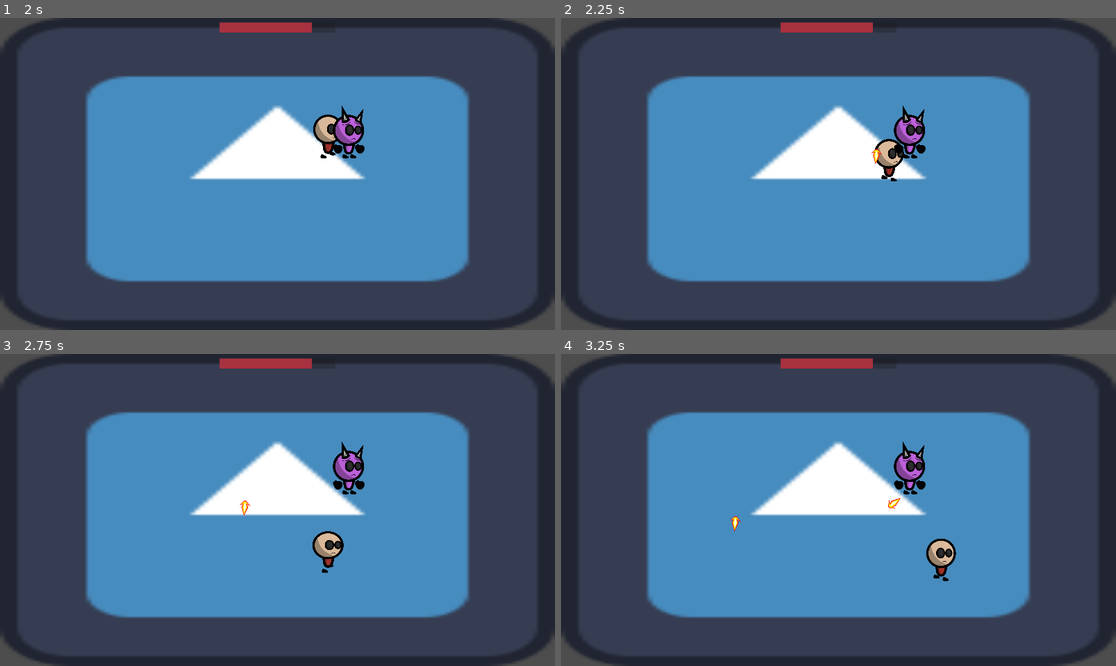
Above: before the commit, frames 1-4 (two rows, left to right).
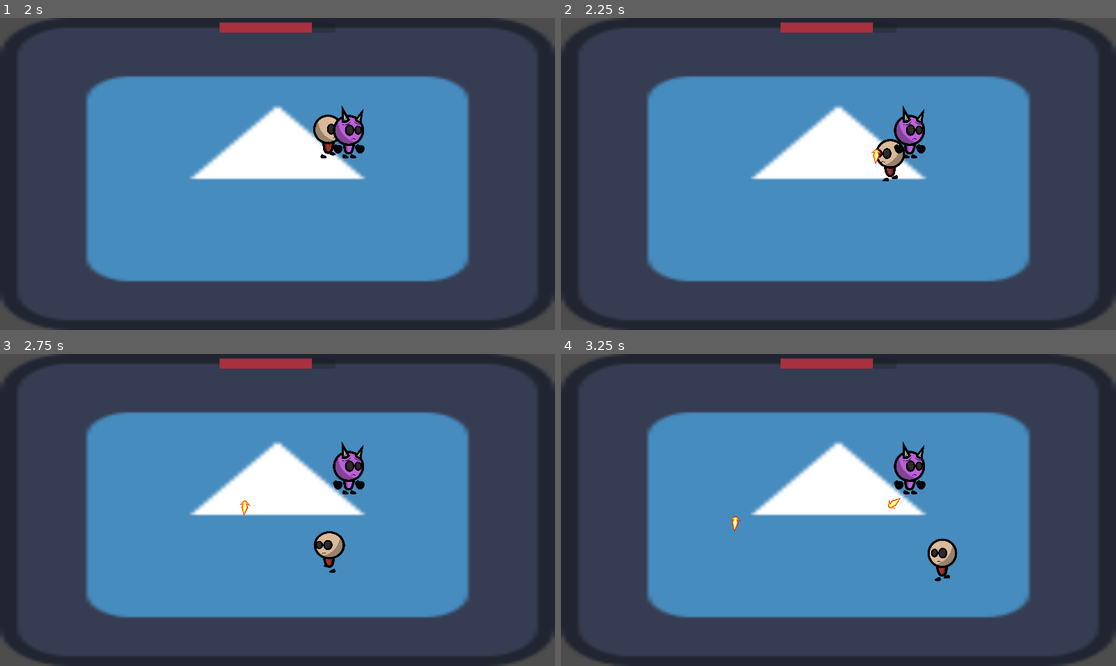
Above: after the commit, the same moments.

Repository: Overkane/BRJ2025-game
Game: Godot game, scene res://scenes/main_menu/main_menu.tscn
Two runs of this game, one before a commit and one after it. Both use one fixed random seed, a clock stepped at 60 frames per second and the inputs below. The engine's default icon, where the game draws it, is replaced by a stand-in: a white triangle on a blue panel in a dark square.
Inputs (mouse positions are in pixels of both pictures, inside the frame that each line leads up to):
- Up to frame 1 (2 s): click "Play" at 0.5 s; move the mouse to (399, 158) at 1.27 s; hold D (right) from 1.28 s (still down); hold V (throw_chakram) from 1.28 s (still down)
- Up to frame 2 (2.25 s): move the mouse to (727, 189) at 2.02 s; release D (right) at 2.03 s; release V (throw_chakram) at 2.03 s; hold S (down) from 2.03 s (still down); tap V (throw_chakram) at 2.1 s
- Up to frame 3 (2.75 s): keep holding S (down)
- Up to frame 4 (3.25 s): move the mouse to (894, 441) at 2.77 s; release S (down) at 2.78 s; hold D (right) from 2.78 s (still down); hold V (throw_chakram) from 2.78 s (still down)

Frame 1 is identical in both runs. In frame 2, 0.3% of the frame differs, in the area x 56-63%, y 38-53%; in frame 3, 0.3%; in frame 4, 0.3%, in the area x 65-72%, y 59-73%.

Commit message:
Player's sprite flip now depends on mouse pos

Diff:
--- a/scenes/player/player.gd
+++ b/scenes/player/player.gd
@@ -12,12 +12,12 @@
 		throw_chakram()
 
 func _physics_process(_delta: float) -> void:
+	var direction = Input.get_vector("left", "right", "up", "down")
+	var mouse_pos = get_global_mouse_position()
 
-	var direction = Input.get_vector("left", "right", "up", "down")
-
-	if direction.x > 0:
+	if mouse_pos.x > position.x:
 		_animated_sprite.flip_h = false
-	elif direction.x < 0:
+	elif mouse_pos.x < position.x:
 		_animated_sprite.flip_h = true
 	if direction == Vector2.ZERO:
 		_animated_sprite.play("idle")
